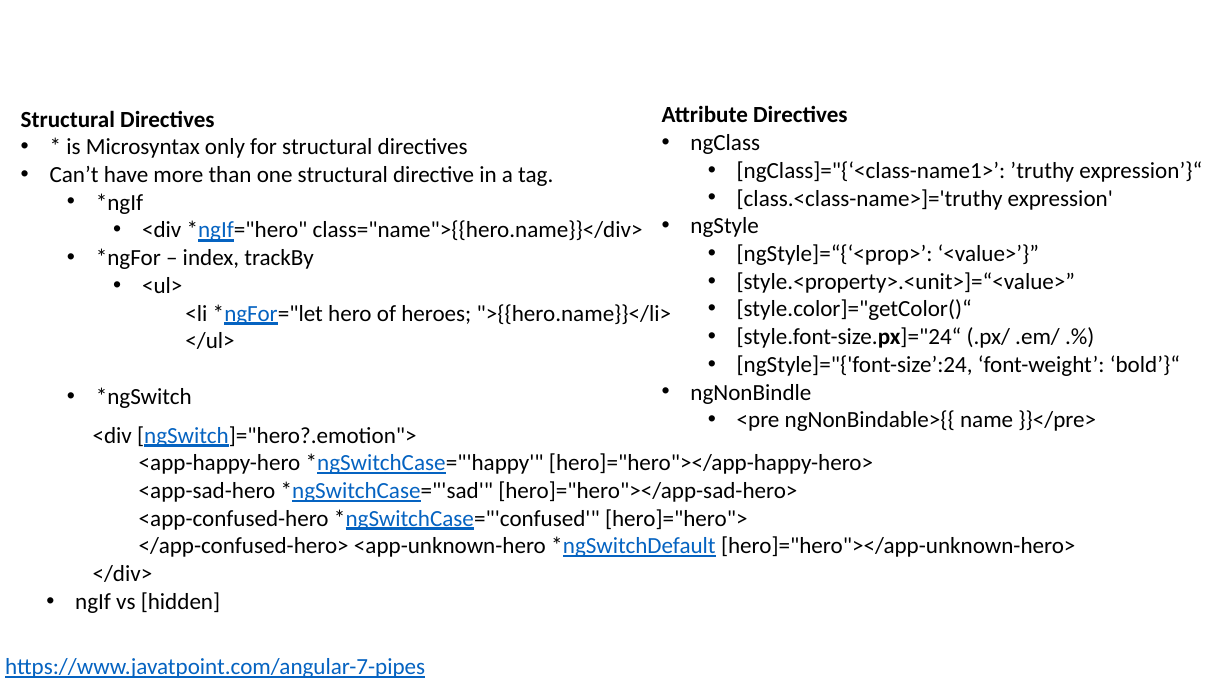
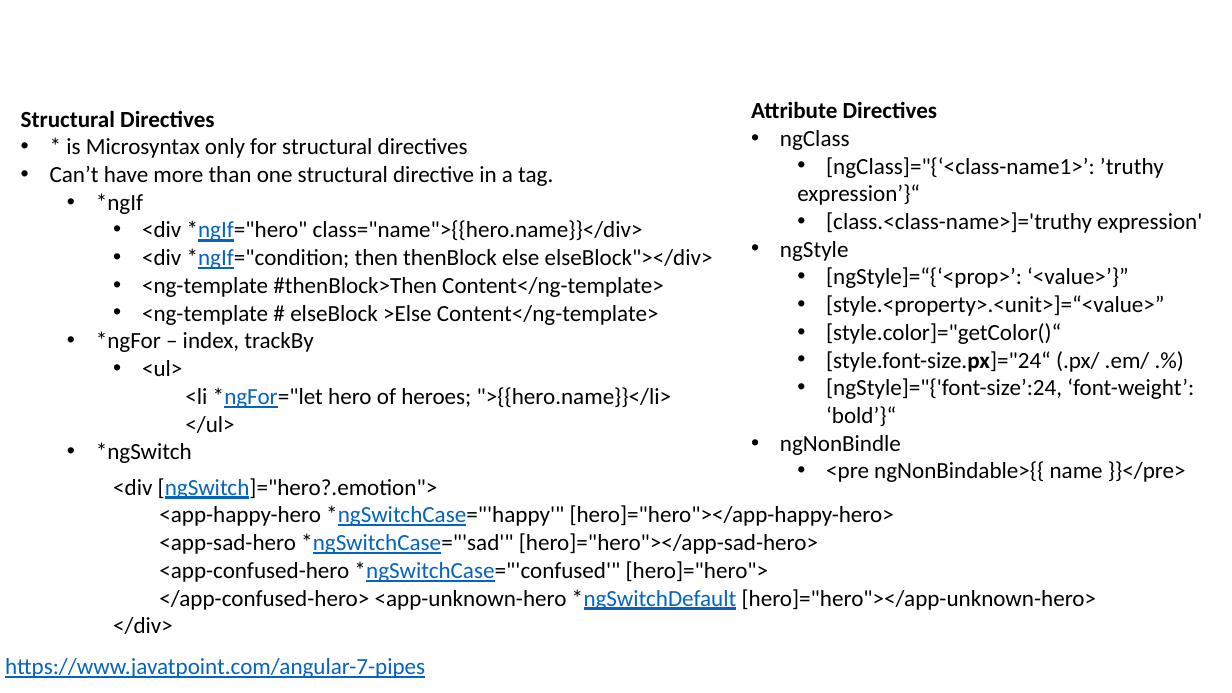
Before and after one commit to pradeepn/training, a slide deck: slide 18 of demo-ng/training-materials/Telliant - Web-Angular-Typescript.pptx. Drawn at 1232x693 pixels with LibreOffice and Linux fonts; fonts in the diff are those of the drawing; background and template pictures are left out. Boxes give left, top, right and bottom in pixels: in the first picture for what was removed or moved away, otherwise in the second. Text is boxed around its words. In the diff, an @@ line names an element or a change of style, - is before the commit and + after.

```diff
--- a/demo-ng/training-materials/Telliant - Web-Angular-Typescript.pptx
+++ b/demo-ng/training-materials/Telliant - Web-Angular-Typescript.pptx
@@ text "Attribute Directives": place and size @@
-text "Attribute Directives" at [662,105,1202,431]
+text "Attribute Directives" at [751,101,1202,482]
@@ text at [797,157,1164,205]: text changed @@
-  • [ngClass]="{‘<class-name1>’: ’truthy expression’}“
+  • [ngClass]="{‘<class-name1>’: ’truthy
+  expression’}“
@@ text at [142,248,713,325]: paragraphs added @@
+    • <div *ngIf="condition; then thenBlock else elseBlock"></div>
+    • <ng-template #thenBlock>Then Content</ng-template>
+    • <ng-template # elseBlock >Else Content</ng-template>
@@ text "<div [ngSwitch]="hero?.emotion">": place and size @@
-text "<div [ngSwitch]="hero?.emotion">" at [75,426,1075,613]
+text "<div [ngSwitch]="hero?.emotion">" at [113,478,1096,634]
@@ text at [75,592,220,613]: paragraph removed @@
-  • ngIf vs [hidden]
```
Also in this commit, not shown: 5 other files.
